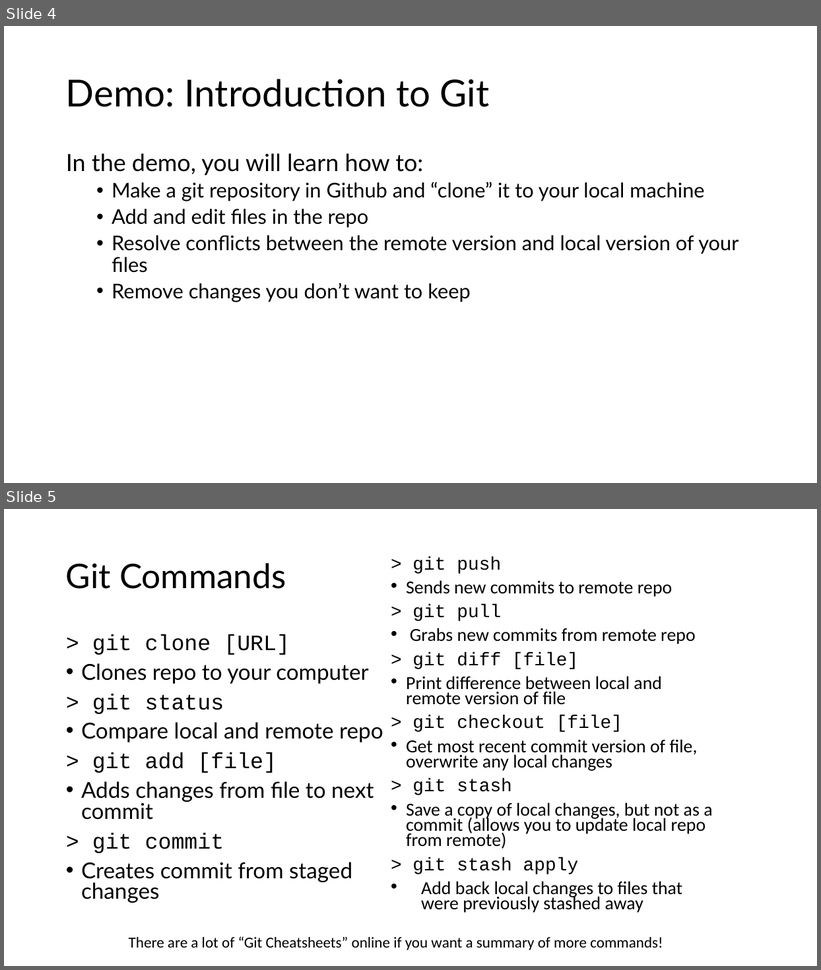
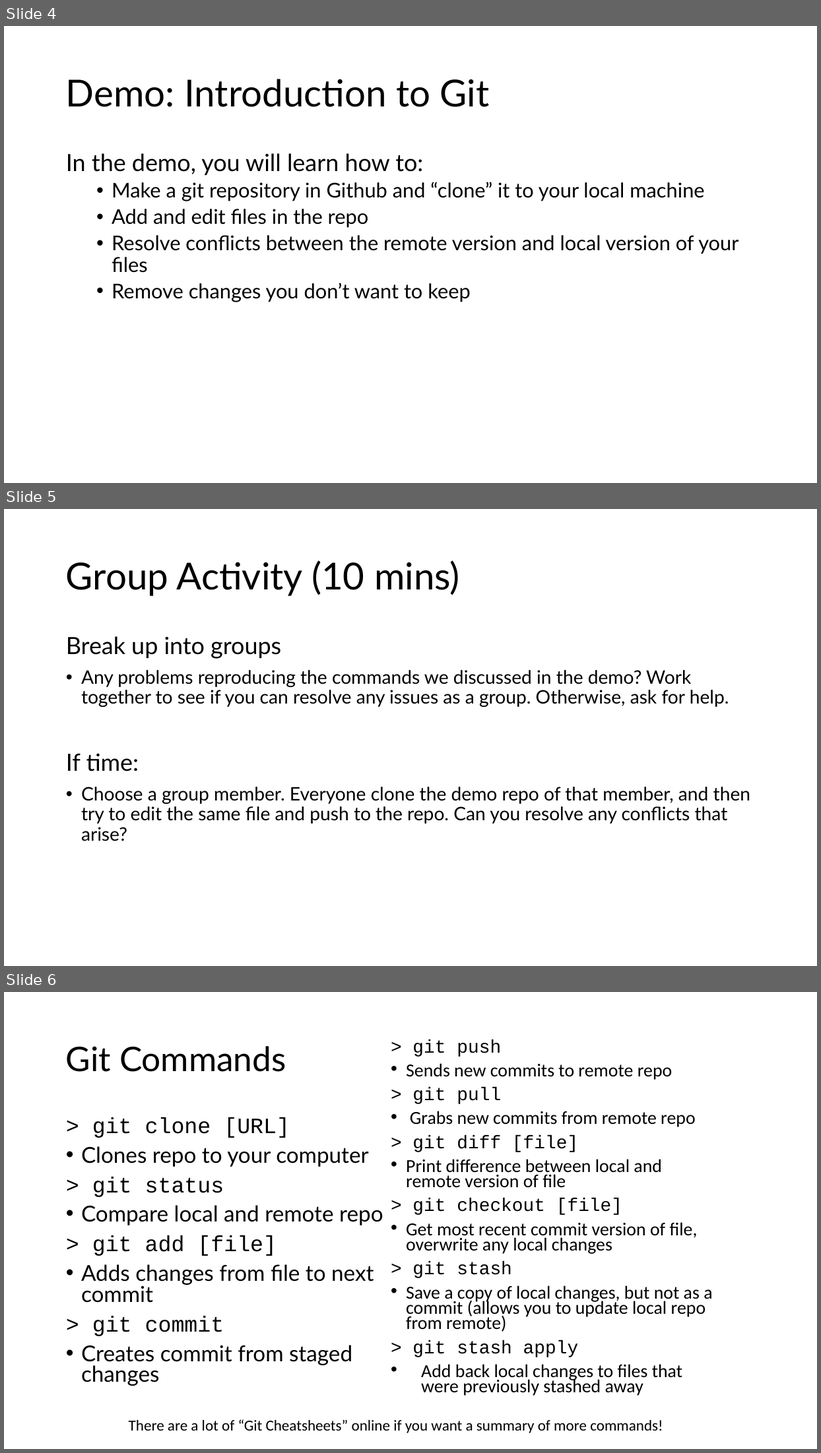
Before and after one commit to semaphoreP/codeastro, a slide deck: Day1/intro_to_git.pptx. Shown one above the other, each under a label of ours: slides 4 and 5 before the commit, slides 4, 5 and 6 after it. The pictures are 821x970 and 821x1453 pixels, drawn with LibreOffice and Linux fonts; fonts in the diff are those of the drawing. Boxes give left, top, right and bottom in pixels: in the first picture for what was removed or moved away, otherwise in the second. Text is boxed around its words. In the diff, an @@ line names an element or a change of style, - is before the commit and + after.

```diff
--- a/Day1/intro_to_git.pptx
+++ b/Day1/intro_to_git.pptx
@@ slide 5 added at box(4, 509, 817, 966), background #FFFFFF @@
@@ title added at box(66, 560, 460, 596), 44 pt, text #000000 @@
+Group Activity (10 mins)
@@ text added at box(66, 636, 750, 842), 22 pt, text #000000 @@
+Break up into groups
+• Any problems reproducing the commands we discussed in the demo? Work together to see if you can resolve any issues as a group. Otherwise, ask for help.
+If time:
+• Choose a group member. Everyone clone the demo repo of that member, and then try to edit the same file and push to the repo. Can you resolve any conflicts that arise?
@@ what was slide 5 is now slide 6 @@
```
Also in this commit, not shown: 1 slide changed.
